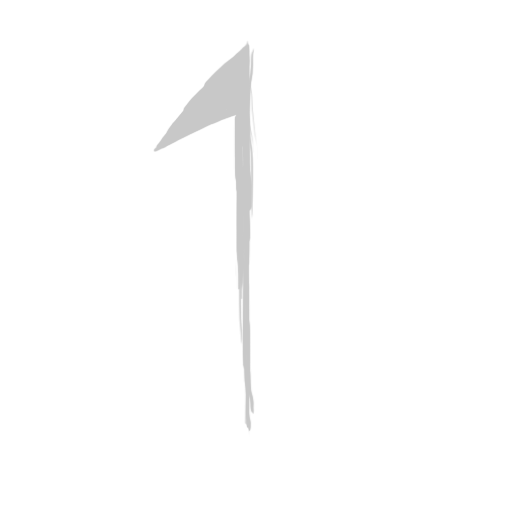
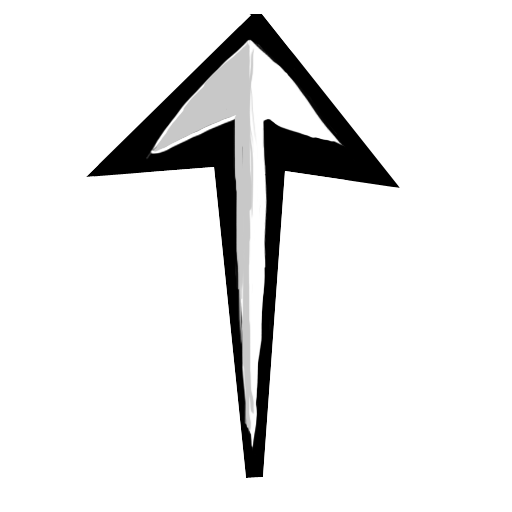
Before/after of a 512 × 512 layered artwork. What changed in the layer stack:
added layer "Calque 3" over [86, 14, 400, 478]
